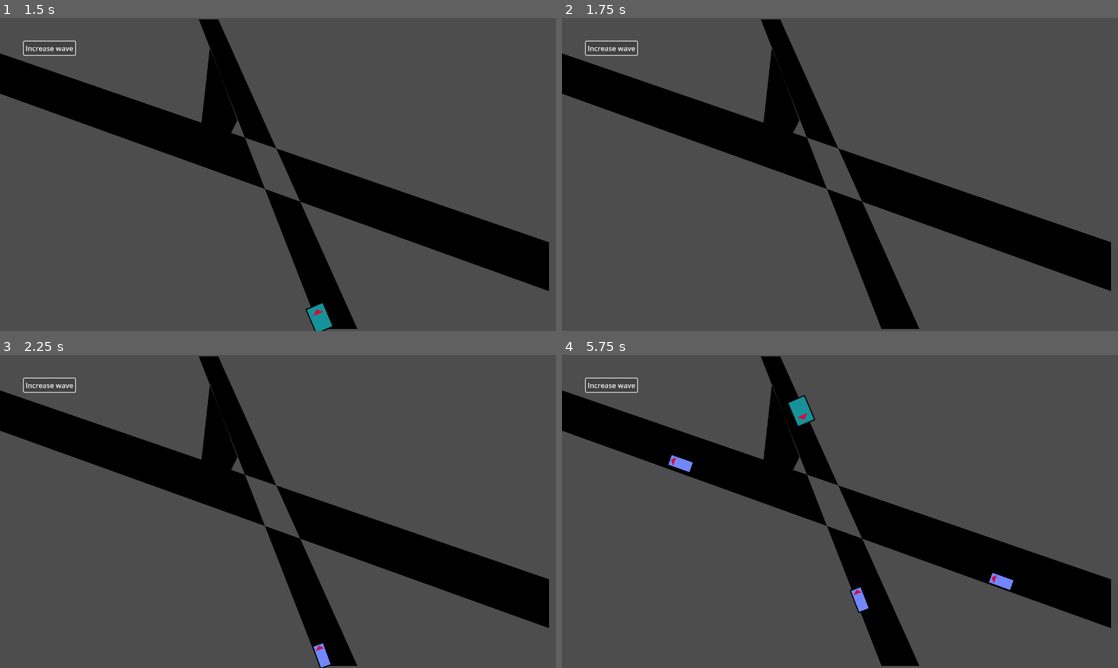
Above: before the commit, frames 1-4 (two rows, left to right).
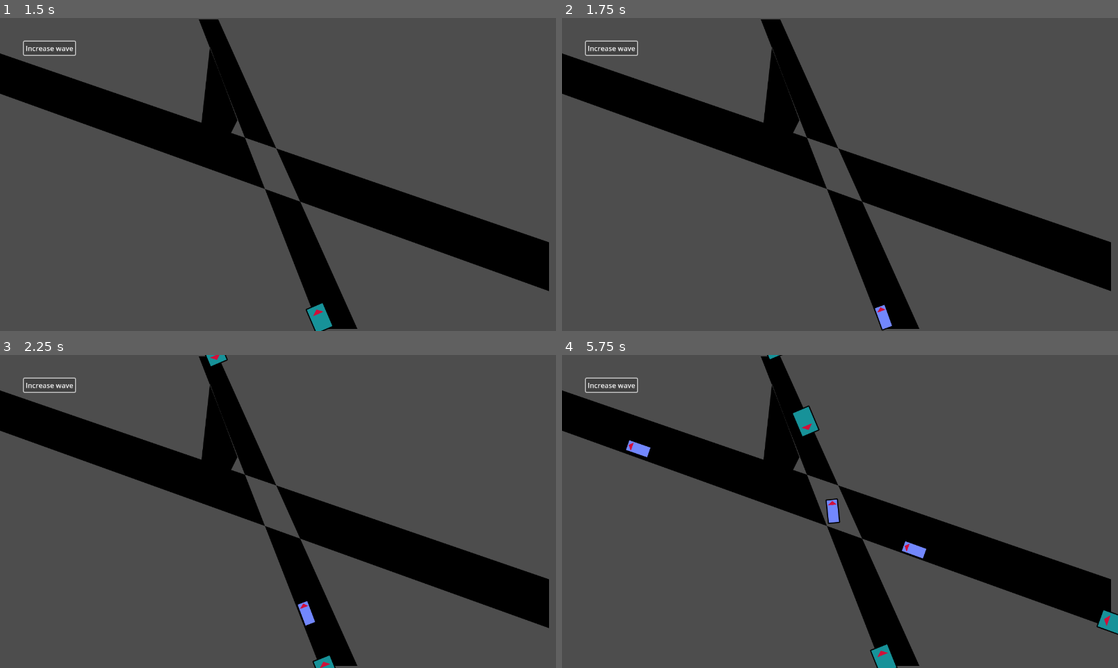
Above: after the commit, the same moments.

Repository: WinnerWind/omov-game
Game: Godot game, scene res://scenes/main.tscn
Same seed, same stepped clock (60 frames per second), same inputs: the game is played once before the commit and once after it.
Inputs:
- Up to frame 1 (1.5 s): click "Increase wave" at 0.5 s; click "Increase wave" at 1.25 s
- Up to frame 2 (1.75 s): no input
- Up to frame 3 (2.25 s): click "Increase wave" at 2 s
- Up to frame 4 (5.75 s): no input

Frame 1 is identical in both runs. In frame 2, 0.1% of the frame differs, in the area x 56-60%, y 91-100%; in frame 3, 0.4%; in frame 4, 1.6%, in the area x 11-100%, y 0-100%.

Commit message:
Automatically increase wave number

Diff:
--- a/scenes/main.tscn
+++ b/scenes/main.tscn
@@ -88,4 +88,5 @@
 
 [node name="Path2D" type="Path2D" parent="."]
 
+[connection signal="all_cars_cleared" from="CarSpawner" to="." method="wave_ended"]
 [connection signal="pressed" from="Button" to="." method="wave_increase"]
--- a/scripts/car2d.gd
+++ b/scripts/car2d.gd
@@ -33,6 +33,10 @@
 @export var raycast:RayCast2D
 
 var stopped:bool #Used to stop the car for various circumstances.
+
+signal crashed()
+signal path_complete()
+
 func _ready() -> void:
 	speed = initial_speed
 func _process(delta: float) -> void:
@@ -42,7 +46,8 @@
 			var time_taken = distance/speed
 			path_follow.progress_ratio += delta / time_taken # Move object in time_taken seconds.
 			if path_follow.progress_ratio >= 0.99: #Reached the end of path
-				queue_free()
+				path_complete.emit()
+				free()
 func set_variables():
 	if sprite and texture:
 		sprite.texture = texture
@@ -53,7 +58,9 @@
 		detector_collision_object.shape = collision_shape
 
 func crash() -> void:
-		self.queue_free()
+	crashed.emit()
+	self.queue_free()
+
 func entered_slowdown() -> void:
 	print("crash!")
 	var is_crash := randf_range(0,1) < crash_car_in_pothole_chance
--- a/scripts/car_spawner.gd
+++ b/scripts/car_spawner.gd
@@ -17,6 +17,9 @@
 @export var bus_packed:PackedScene
 @export var bike_packed:PackedScene
 var timer:Timer
+
+signal all_cars_spawned()
+signal all_cars_cleared()
 
 func _ready() -> void:
 	timer = Timer.new()
@@ -38,6 +41,9 @@
 
 		var curve:Curve2D = curves.pick_random()
 
+		vehicle.crashed.connect(check_all_cars_finished)
+		vehicle.path_complete.connect(check_all_cars_finished)
+
 		#Find a unique curve so we don't spawn in the same place twice in a row
 		while curve == last_curve: curve = curves.pick_random()
 		last_curve = curve
@@ -45,6 +51,17 @@
 		add_child(vehicle)
 		timer.start(delay)
 		vehicles_spawned += 1
+	else:
+		all_cars_spawned.emit()
+
+
+func check_all_cars_finished():
+	await get_tree().process_frame
+	var cars:Array[CarPath]
+	for child in get_children():
+		if child is CarPath: cars.append(child)
+	if cars == []:
+		all_cars_cleared.emit()
 
 func reverse_curve2d_points(curve:Curve2D) -> Curve2D:
 	#https://forum.godotengine.org/t/can-we-reverse-path2d-direction-in-godot/50018
--- a/scripts/game_manager.gd
+++ b/scripts/game_manager.gd
@@ -27,3 +27,7 @@
 
 	pothole_spawner.number_of_potholes_to_spawn = potholes_this_wave
 	pothole_spawner.queue_spawn_pothole()
+
+func wave_ended():
+	print("Wave has ended!")
+	wave_increase()
